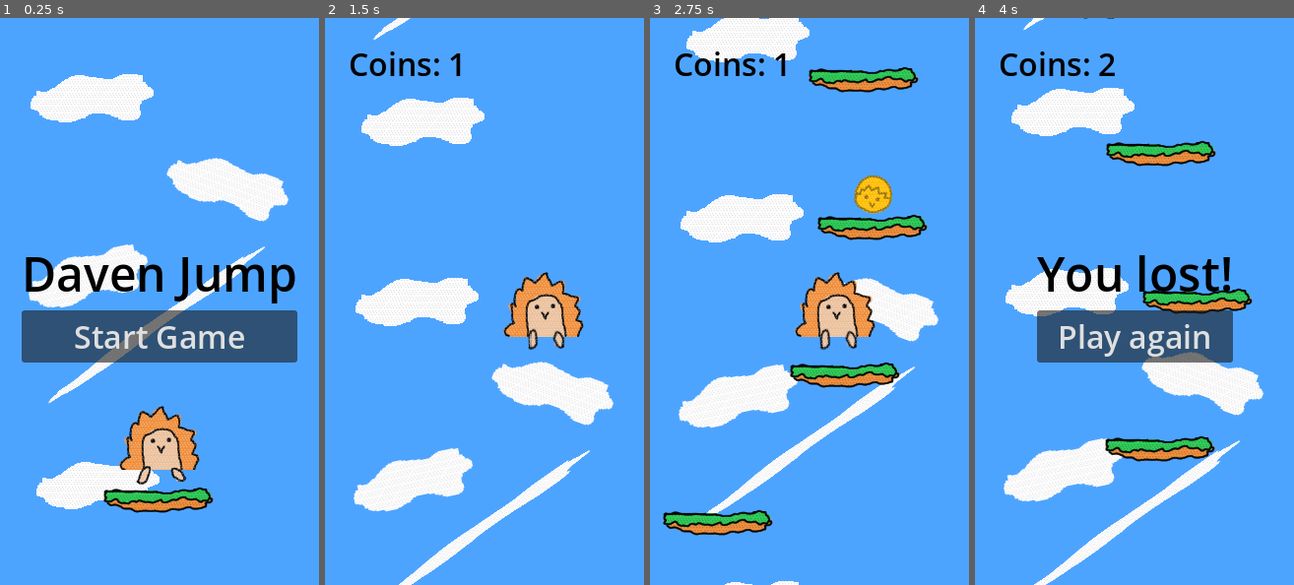
Above: before the commit, frames 1-4 (left to right).
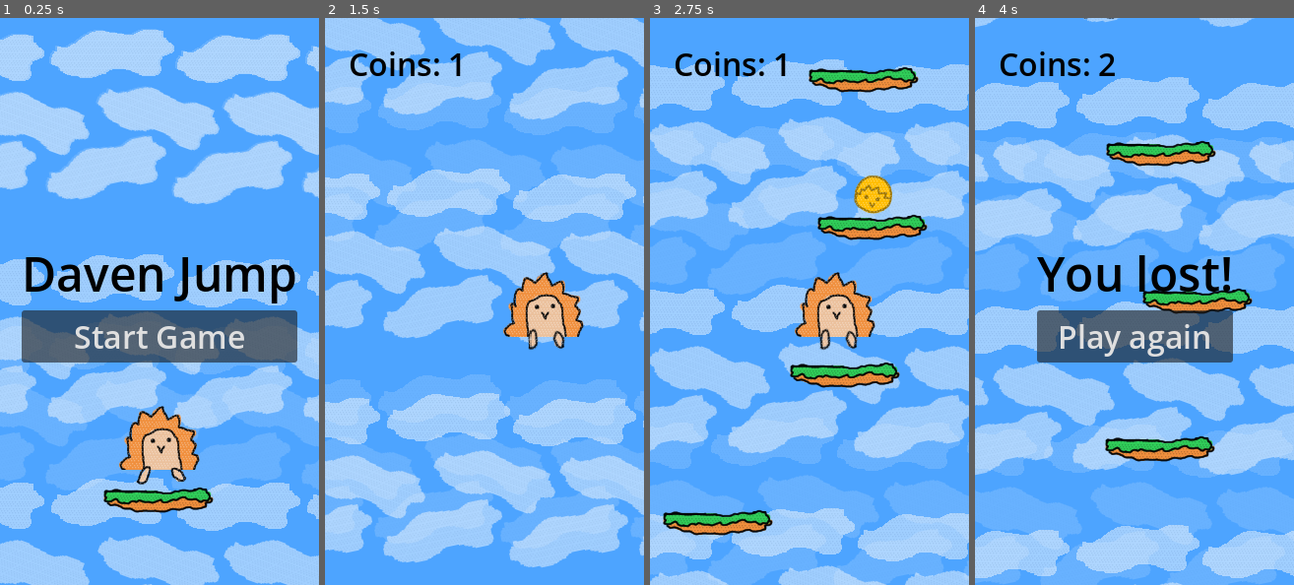
Above: after the commit, the same moments.

Repository: SalticHash/DavenJump
Game: Godot game, scene res://start_menu/start_menu.tscn
Two runs of this game, one before a commit and one after it. Both use one fixed random seed, a clock stepped at 60 frames per second and the inputs below.
Inputs:
- Up to frame 1 (0.25 s): no input
- Up to frame 2 (1.5 s): click "Start Game" at 0.5 s; hold Right (right) from 1.28 s (still down)
- Up to frame 3 (2.75 s): keep holding Right (right)
- Up to frame 4 (4 s): release Right (right) at 2.78 s; hold Left (left) 2.78-3.53 s; hold Right (right) from 3.53 s (still down)

The runs differ from the first frame. In frame 1, 55% of the frame differs, in the area x 0-100%, y 1-100%; in frame 2, 66%, in the area x 0-100%, y 0-100%; in frame 3, 62%; in frame 4, 61%.

Commit message:
Add marketing assets, Export & Add loose music

Diff:
--- a/player/player.gd
+++ b/player/player.gd
@@ -23,9 +23,15 @@
 	if global_position.y - 37.0 > $Camera.limit_bottom:
 		lost = true
 		%Lost.show()
-		if Global.last_coins == -1 or Global.last_coins == coins: %HighScore.hide()
-		%HighScore.text = "New high score!" if coins > Global.last_coins \
-			else "High score: " + str(Global.last_coins)
+		if Global.last_coins == -1 or Global.last_coins == coins:
+			%HighScore.hide()
+		else:
+			if coins > Global.last_coins:
+				$HighScoreMusic.play()
+				%HighScore.text = "New high score!"
+			else:
+				$LooseMusic.play()
+				%HighScore.text = "High score: " + str(Global.last_coins)
 		Global.last_coins = coins
 	if is_on_floor():
 		velocity.y = JUMP_VELOCITY
--- a/player/player.tscn
+++ b/player/player.tscn
@@ -15,6 +15,8 @@
 [ext_resource type="AudioStream" uid="uid://b5iay27nvyavp" path="res://player/sounds/collect/collect3.wav" id="13_wodsf"]
 [ext_resource type="AudioStream" uid="uid://doc14honoi5k0" path="res://player/sounds/bounce/bounce1.wav" id="14_wodsf"]
 [ext_resource type="AudioStream" uid="uid://dy7b3q82mowho" path="res://player/sounds/bounce/bounce2.wav" id="15_32hag"]
+[ext_resource type="AudioStream" uid="uid://63fupkg86tys" path="res://player/sounds/loose.wav" id="16_tqiix"]
+[ext_resource type="AudioStream" uid="uid://digshlu0ubkmd" path="res://player/sounds/high_score.wav" id="17_e7oew"]
 
 [sub_resource type="RectangleShape2D" id="RectangleShape2D_jh3y0"]
 size = Vector2(84, 74)
@@ -194,4 +196,10 @@
 stream = SubResource("AudioStreamRandomizer_tqiix")
 pitch_scale = 1.2
 
+[node name="LooseMusic" type="AudioStreamPlayer" parent="." unique_id=894227882]
+stream = ExtResource("16_tqiix")
+
+[node name="HighScoreMusic" type="AudioStreamPlayer" parent="." unique_id=686808929]
+stream = ExtResource("17_e7oew")
+
 [connection signal="pressed" from="UI/Control/Lost/RestartButton" to="." method="_on_restart_button_pressed"]
--- a/start_menu/start_menu.tscn
+++ b/start_menu/start_menu.tscn
@@ -1,7 +1,7 @@
 [gd_scene format=3 uid="uid://banv7lqym7srn"]
 
 [ext_resource type="Script" uid="uid://bdlktt7e3pl1c" path="res://start_menu/start_menu.gd" id="1_qdmhb"]
-[ext_resource type="Texture2D" uid="uid://cay5bqh5xhumn" path="res://world/bg.png" id="2_unh8j"]
+[ext_resource type="Texture2D" uid="uid://cf07a0sbbbh17" path="res://world/bg2.png" id="2_unh8j"]
 [ext_resource type="Texture2D" uid="uid://owr4aoshg1ni" path="res://player/player.png" id="3_dkj6a"]
 [ext_resource type="Texture2D" uid="uid://dftlydoprw0p7" path="res://tiles/tile/tile.png" id="4_0uyxu"]
 [ext_resource type="Texture2D" uid="uid://by3mg3ougqi53" path="res://player/jump1.png" id="5_0h8rd"]
@@ -15,16 +15,29 @@
 grow_vertical = 2
 script = ExtResource("1_qdmhb")
 
-[node name="BG" type="TextureRect" parent="." unique_id=1225817717]
-layout_mode = 1
-anchors_preset = 15
-anchor_right = 1.0
-anchor_bottom = 1.0
-grow_horizontal = 2
-grow_vertical = 2
+[node name="BG2" type="Parallax2D" parent="." unique_id=1762841588]
+modulate = Color(1, 1, 1, 0.15294118)
+z_index = -10
+scroll_scale = Vector2(1, 0.038)
+repeat_size = Vector2(260, 297.37)
+autoscroll = Vector2(6.4, 3.2)
+repeat_times = 5
+
+[node name="Sprite" type="Sprite2D" parent="BG2" unique_id=1990191837]
 texture = ExtResource("2_unh8j")
-expand_mode = 1
-stretch_mode = 1
+centered = false
+
+[node name="BG3" type="Parallax2D" parent="." unique_id=920683656]
+modulate = Color(1, 1, 1, 0.46666667)
+z_index = -10
+scroll_scale = Vector2(1, 0.1)
+repeat_size = Vector2(260, 227.61)
+autoscroll = Vector2(16, 8)
+repeat_times = 5
+
+[node name="Sprite" type="Sprite2D" parent="BG3" unique_id=138707279]
+texture = ExtResource("2_unh8j")
+centered = false
 
 [node name="VBoxContainer" type="VBoxContainer" parent="." unique_id=1754388186]
 layout_mode = 1
--- a/tiles/destroyable_tile/destroyable_tile.gd
+++ b/tiles/destroyable_tile/destroyable_tile.gd
@@ -3,7 +3,7 @@
 var health: int = 3
 
 func randomize_health(move_chance: float):
-	health = snappedi(remap(move_chance, 0.25, 0.8, 3, 1), 1)
+	health = snappedi(remap(move_chance, 0.25, 0.9, 3, 1), 1)
 
 func _ready() -> void:
 	$Sprite.animation = "break"
--- a/world/world.gd
+++ b/world/world.gd
@@ -10,8 +10,8 @@
 var height_int = 150.0
 var move_chance: float = 0.25
 var speed_mul: float = 1.0
-func _process(delta: float) -> void:
-	t += delta
+func _process(_delta: float) -> void:
+	$Music.pitch_scale = remap(move_chance, 0.25, 0.9, 1.0, 4.0)
 	if height > $Player.global_position.y - 288 - height_int * 2:
 		t = 0.0
 		height -= height_int
@@ -28,7 +28,7 @@
 			inst.speed = randf_range(32, 128) * speed_mul
 			inst.move = true
 			speed_mul += 0.05
-		move_chance = min(move_chance + 0.008, 0.8)
+		move_chance = min(move_chance + 0.008, 0.9)
 		if inst.name == "JumpPadTile": height_int = 2000
 		inst.global_position = Vector2(randf_range(58, 266), height)
 		$Tiles.add_child(inst)
--- a/world/world.tscn
+++ b/world/world.tscn
@@ -1,20 +1,36 @@
 [gd_scene format=3 uid="uid://c5wfefv8u5vbu"]
 
-[ext_resource type="Texture2D" uid="uid://cay5bqh5xhumn" path="res://world/bg.png" id="1_4717r"]
 [ext_resource type="Script" uid="uid://b0b3gbvmxhipn" path="res://world/world.gd" id="1_h5o24"]
 [ext_resource type="PackedScene" uid="uid://cllwa3j8jcoya" path="res://tiles/tile/tile.tscn" id="2_h5o24"]
+[ext_resource type="Texture2D" uid="uid://cf07a0sbbbh17" path="res://world/bg2.png" id="2_mmdvd"]
 [ext_resource type="PackedScene" uid="uid://big2h4gg0wug4" path="res://player/player.tscn" id="3_mmdvd"]
+[ext_resource type="AudioStream" uid="uid://cn5vvdt35d3n7" path="res://world/music.wav" id="5_mmdvd"]
 
 [node name="World" type="Node2D" unique_id=104378226]
 script = ExtResource("1_h5o24")
 
+[node name="BG2" type="Parallax2D" parent="." unique_id=235896777]
+modulate = Color(1, 1, 1, 0.15294118)
+z_index = -10
+scroll_scale = Vector2(1, 0.038)
+repeat_size = Vector2(260, 297.37)
+autoscroll = Vector2(6.4, 3.2)
+repeat_times = 5
+
+[node name="Sprite" type="Sprite2D" parent="BG2" unique_id=248003624]
+texture = ExtResource("2_mmdvd")
+centered = false
+
 [node name="BG" type="Parallax2D" parent="." unique_id=717486844]
+modulate = Color(1, 1, 1, 0.46666667)
 z_index = -10
-repeat_size = Vector2(0, 576)
-repeat_times = 2
+scroll_scale = Vector2(1, 0.1)
+repeat_size = Vector2(260, 227.61)
+autoscroll = Vector2(16, 8)
+repeat_times = 5
 
 [node name="Sprite" type="Sprite2D" parent="BG" unique_id=1629114808]
-texture = ExtResource("1_4717r")
+texture = ExtResource("2_mmdvd")
 centered = false
 
 [node name="Player" parent="." unique_id=983998803 instance=ExtResource("3_mmdvd")]
@@ -24,3 +40,8 @@
 
 [node name="Tile" parent="Tiles" unique_id=1899603850 instance=ExtResource("2_h5o24")]
 position = Vector2(162, 536)
+
+[node name="Music" type="AudioStreamPlayer" parent="." unique_id=1514934028]
+stream = ExtResource("5_mmdvd")
+volume_db = 5.0
+autoplay = true
Not shown, changed: export_presets.cfg
Binary file added: maketing/itchio_bg.png
Not shown, added: maketing/itchio_bg.png.import
Binary file added: maketing/itchio_cover.png
Not shown, added: maketing/itchio_cover.png.import
Binary file added: maketing/itchio_embed_bg.png
Not shown, added: maketing/itchio_embed_bg.png.import
Not shown, added: player/sounds/high_score.wav.import
Not shown, added: player/sounds/loose.wav.import
Binary file added: world/bg2.png
Not shown, added: world/bg2.png.import
Not shown, added: world/music.wav.import
(and 6 more such lines)
